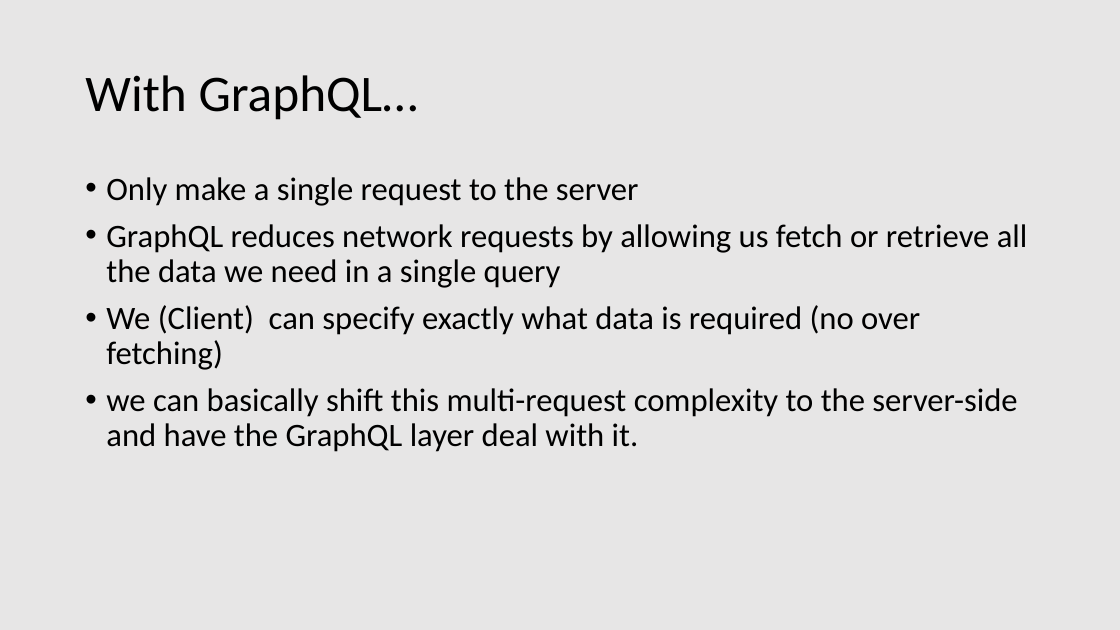
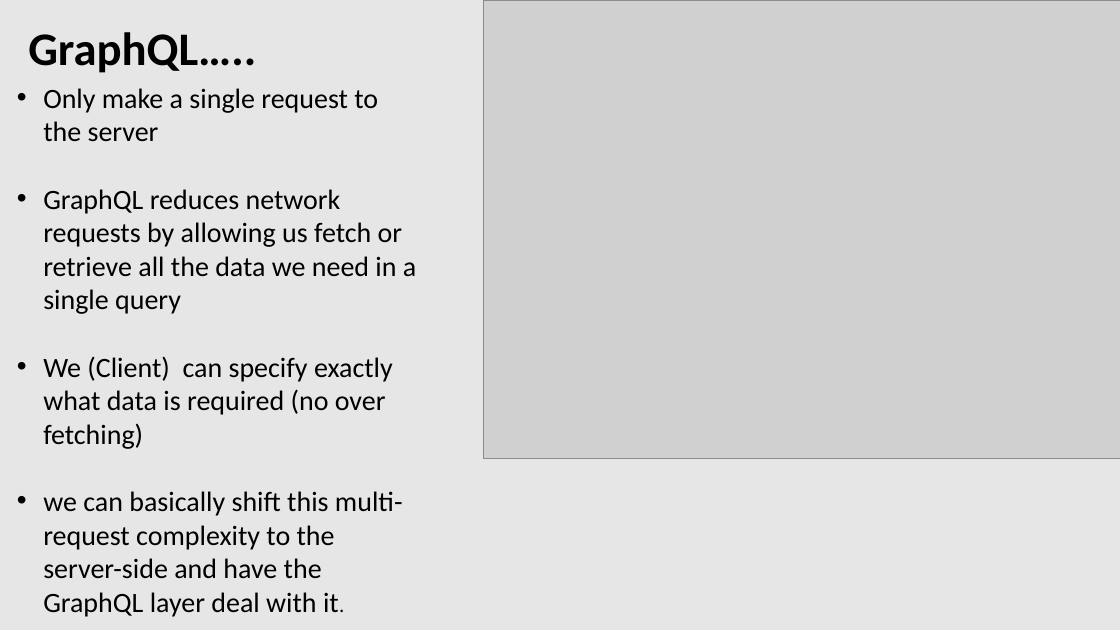
Before and after one commit to patelg123/graphql-presentation, a slide deck: slide 26 of current.pptx (slide 27 before the commit). Drawn at 1120x630 pixels with LibreOffice and Linux fonts; fonts in the diff are those of the drawing; grey boxes stand for pictures. Boxes give left, top, right and bottom in pixels: in the first picture for what was removed or moved away, otherwise in the second. Text is boxed around its words. In the diff, an @@ line names an element or a change of style, - is before the commit and + after.

```diff
--- a/current.pptx
+++ b/current.pptx
@@ picture added at [483,0,1120,459] @@
@@ text added at [28,32,256,73], 40 pt, text #000000, bold @@
+GraphQL…..
@@ text "Only make a single request ...": place and size @@
-text "Only make a single request ..." at [106,177,1028,452]
+text "Only make a single request ..." at [43,88,416,617]
@@ text "Only make a single request ..." at [43,88,416,617]: size 28 to 24 pt; size 28 to 18 pt in "it."; indent changed; line spacing 0.9 to 1; less space between paragraphs @@
@@ title removed at [85,75,418,120] @@
-With GraphQL…
```
Also in this commit, not shown: 3 slides added, 2 slides removed, 1 other file.
